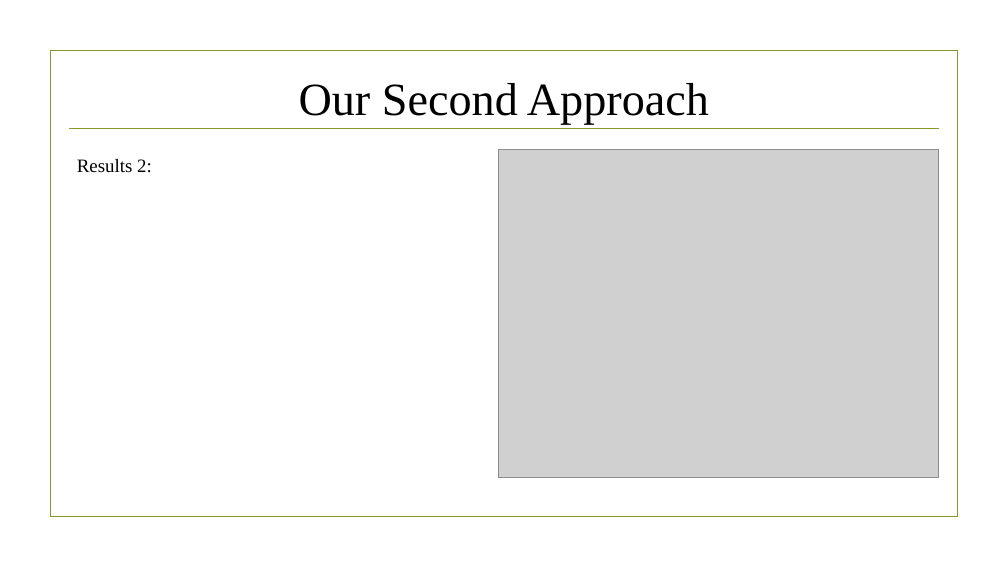
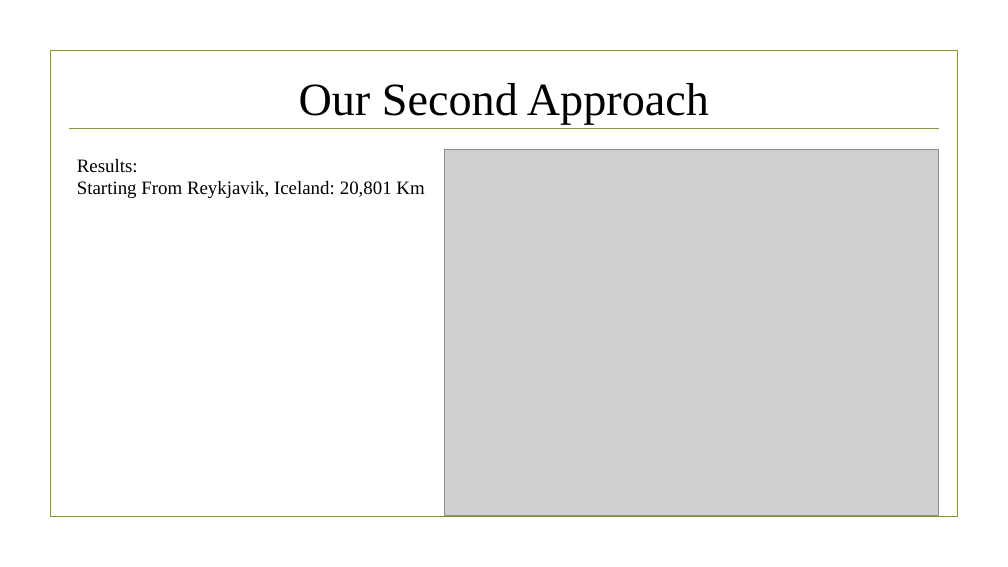
Before and after one commit to lukeclarke12/travellingsalesman, a slide deck: slide 5 of TSP Presentation.pptx. Drawn at 1008x567 pixels with LibreOffice and Linux fonts; fonts in the diff are those of the drawing; grey boxes stand for pictures; background and template pictures are left out. Boxes give left, top, right and bottom in pixels: in the first picture for what was removed or moved away, otherwise in the second. Text is boxed around its words. In the diff, an @@ line names an element or a change of style, - is before the commit and + after.

```diff
--- a/TSP Presentation.pptx
+++ b/TSP Presentation.pptx
@@ text at (77, 159, 424, 198): text changed @@
-Results 2:
+Results:
+Starting From Reykjavik, Iceland: 20,801 Km
@@ picture: place and size @@
-picture at (498, 150, 939, 477)
+picture at (445, 150, 939, 515)
```
Also in this commit, not shown: 2 other slides changed, 1 slide added, 2 other files.
